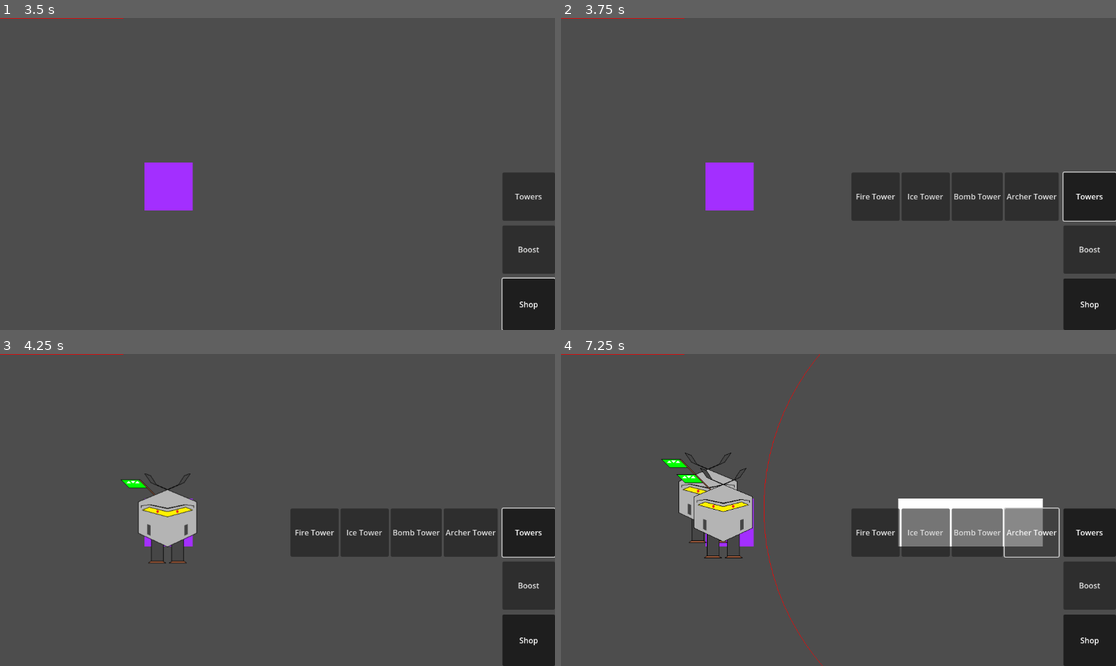
Above: before the commit, frames 1-4 (two rows, left to right).
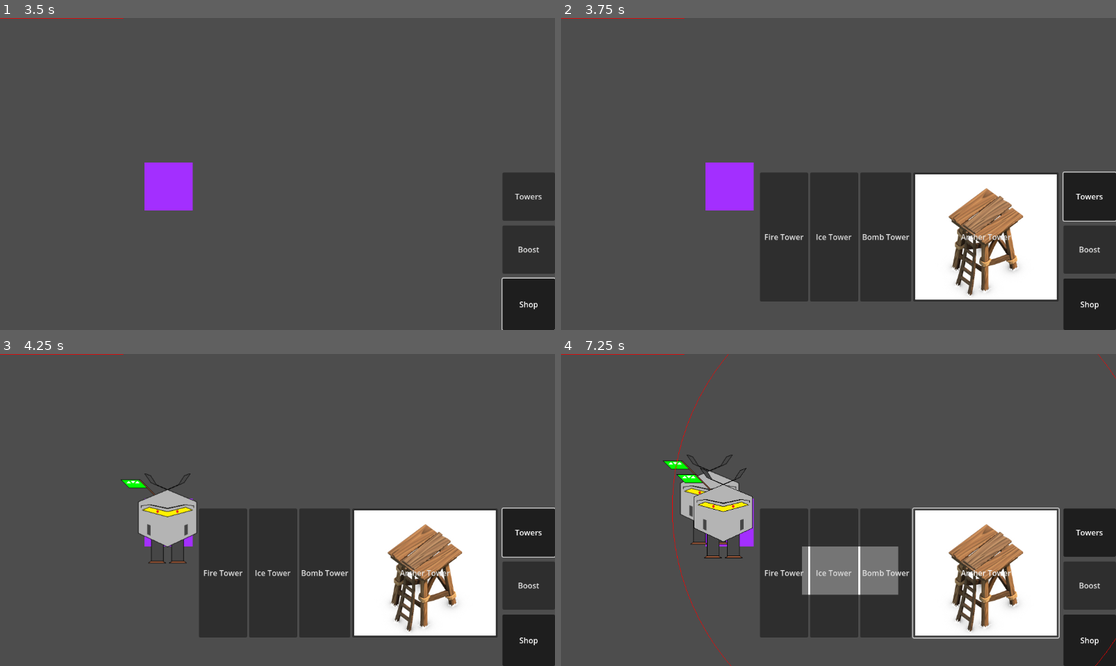
Above: after the commit, the same moments.

Repository: m-conti/melonjam2023
Game: Godot game, scene res://game.tscn
The game is run twice, just before and just after one commit, with the same random seed, the same clock (stepped at 60 frames per second) and the same inputs.
Inputs (mouse positions are in pixels of both pictures, inside the frame that each line leads up to):
- Up to frame 1 (3.5 s): click (255, 155) at 0.52 s; type "Alex" at 0.6 s; click "Host" at 1.25 s; click "START!" at 2 s; click "Shop" at 2.75 s
- Up to frame 2 (3.75 s): click "Towers" at 3.5 s
- Up to frame 3 (4.25 s): no input
- Up to frame 4 (7.25 s): click "Fire Tower" at 4.25 s; click "Ice Tower" at 5 s; click "Bomb Tower" at 5.75 s; click "Archer Tower" at 6.5 s

Frame 1 is identical in both runs. In frame 2, 20% of the frame differs, in the area x 35-90%, y 49-91%; in frame 3, 20%; in frame 4, 22%, in the area x 18-100%, y 0-100%.

Commit message:
archer icon

Diff:
--- a/HUD/HUD.tscn
+++ b/HUD/HUD.tscn
@@ -6,6 +6,7 @@
 [ext_resource type="PackedScene" uid="uid://cnkovvaqbfwqo" path="res://Towers/FireTower.tscn" id="4_n7tev"]
 [ext_resource type="PackedScene" uid="uid://cuhygbww0otik" path="res://Towers/IceTower.tscn" id="5_tdlmk"]
 [ext_resource type="PackedScene" uid="uid://cgiry6ketavbj" path="res://Towers/BombTower.tscn" id="6_158jl"]
+[ext_resource type="Texture2D" uid="uid://dqoso3dfi3lah" path="res://Towers/ArcherTower.jpg" id="7_382pc"]
 [ext_resource type="PackedScene" uid="uid://7pnedj7wsgrh" path="res://Towers/ArcherTower.tscn" id="7_pdln5"]
 [ext_resource type="Script" path="res://HUD/Buttons/SpawnerButton.gd" id="8_ok5js"]
 [ext_resource type="PackedScene" uid="uid://pwltt60ecspc" path="res://Entities/Spawner.tscn" id="9_f0wej"]
@@ -100,6 +101,8 @@
 layout_mode = 2
 size_flags_vertical = 3
 text = "Archer Tower"
+icon = ExtResource("7_382pc")
+icon_alignment = 1
 script = ExtResource("3_yfwwx")
 instance = ExtResource("7_pdln5")
 
--- a/Towers/ArcherTower.tscn
+++ b/Towers/ArcherTower.tscn
@@ -1,9 +1,17 @@
-[gd_scene load_steps=3 format=3 uid="uid://7pnedj7wsgrh"]
+[gd_scene load_steps=4 format=3 uid="uid://7pnedj7wsgrh"]
 
 [ext_resource type="PackedScene" uid="uid://cwrl1q31ff0xu" path="res://Entities/Tower.tscn" id="1_6unlv"]
 [ext_resource type="Script" path="res://Towers/ArcherTower.gd" id="2_iq0s0"]
+[ext_resource type="Texture2D" uid="uid://dqoso3dfi3lah" path="res://Towers/ArcherTower.jpg" id="3_jfs1p"]
 
 [node name="tower" instance=ExtResource("1_6unlv")]
 script = ExtResource("2_iq0s0")
 damage = 7
 attack_cooldown = 0.4
+
+[node name="Sprite2D" parent="." index="0"]
+scale = Vector2(0.34, 0.385)
+texture = ExtResource("3_jfs1p")
+
+[node name="Area2D" parent="." index="1"]
+visible = false
Not shown: 1 places in HUD/HUD.tscn that only renumber resources
Binary file added: Towers/ArcherTower.jpg
Not shown, added: Towers/ArcherTower.jpg.import
